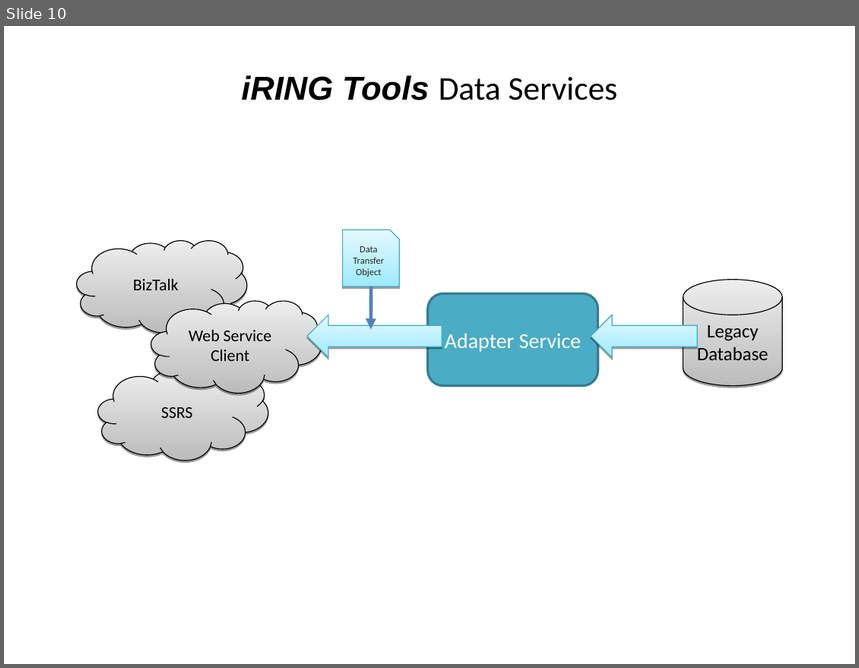
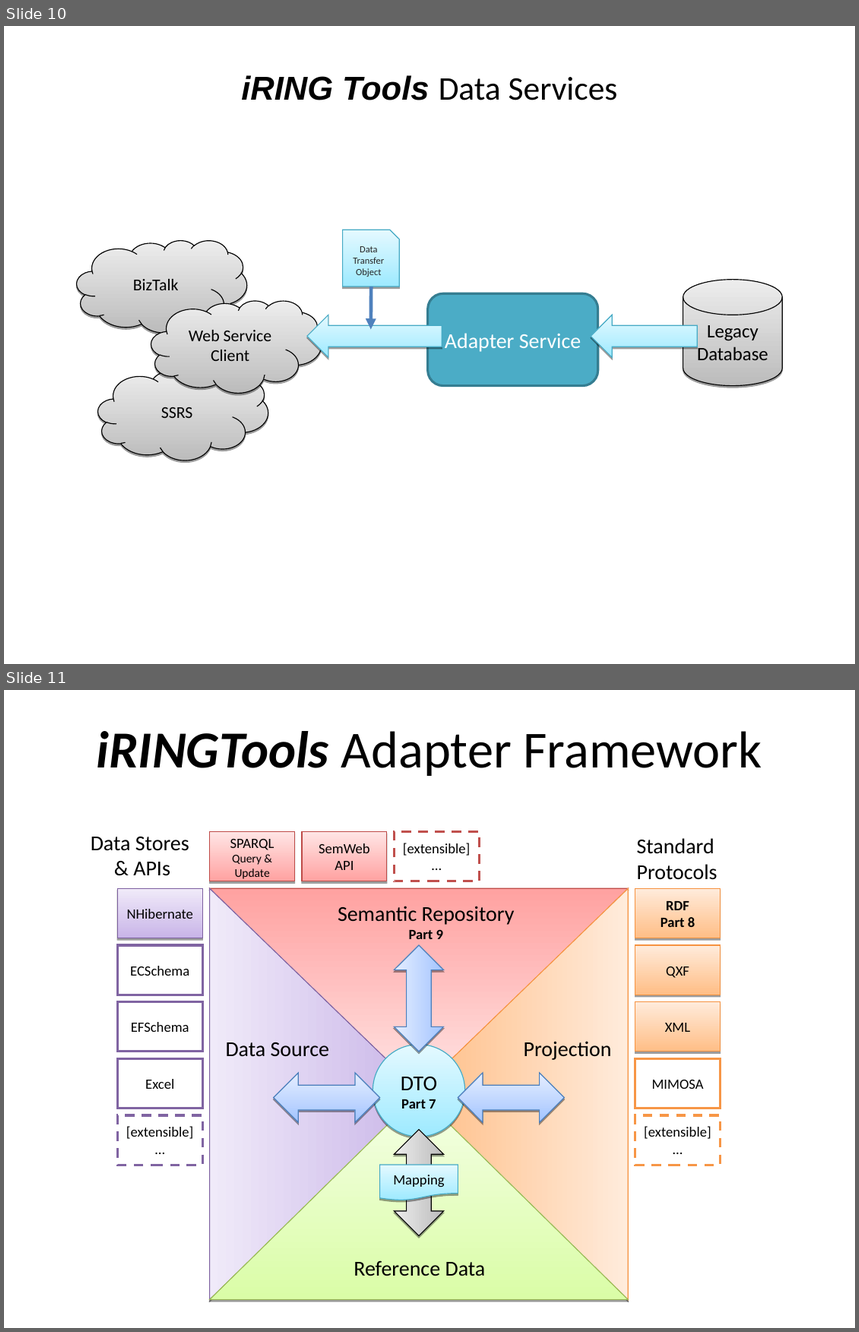
Before and after one commit to heyena/iring-tools, a slide deck: trunk/Documentation/iRING SDK Overview.ppt. Shown one above the other, each under a label of ours: slide 10 before the commit, slides 10 and 11 after it. The pictures are 859x668 and 859x1332 pixels, drawn with LibreOffice and Linux fonts; fonts in the diff are those of the drawing; background and template pictures are left out. Boxes give left, top, right and bottom in pixels: in the first picture for what was removed or moved away, otherwise in the second. Text is boxed around its words. In the diff, an @@ line names an element or a change of style, - is before the commit and + after.

```diff
--- a/trunk/Documentation/iRING SDK Overview.ppt
+++ b/trunk/Documentation/iRING SDK Overview.ppt
@@ slide 11 added at [4,690,855,1328], background picture (left out) @@
@@ text added at [97,731,762,776], 44 pt, text #000000 @@
+iRINGTools Adapter Framework
@@ text added at [91,837,189,876], 18 pt, text #000000 @@
+Data Stores
+& APIs
@@ rectangle added at [210,832,295,882], fill gradient #FFA2A1 to #FFE5E5, outline #BE4B48 0.74 pt, 10 pt, text #000000 @@
+SPARQL Query & Update
@@ rectangle added at [302,832,387,882], fill gradient #FFA2A1 to #FFE5E5, outline #BE4B48 0.74 pt, 12 pt, text #000000 @@
+SemWeb API
@@ rectangle added at [394,832,479,882], outline #C0504D 2.01 pt dashed, 12 pt, text #000000 @@
+[extensible]
+…
@@ text added at [637,838,718,880], 18 pt, text #000000 @@
+Standard
+Protocols
@@ rectangle added at [117,888,202,938], fill gradient #C9B5E8 to #F0EAF9, outline #7D60A0 0.74 pt, 12 pt, text #000000 @@
+NHibernate
@@ triangle added at [209,889,422,1300], fill gradient #C9B5E8 to #F0EAF9, outline #7D60A0 0.74 pt @@
@@ triangle added at [210,888,629,1094], fill gradient #FFA2A1 to #FFE5E5, outline #BE4B48 0.74 pt @@
@@ triangle added at [416,889,629,1300], fill gradient #FFBE86 to #FFEBDB, outline #F69240 0.74 pt @@
@@ rectangle added at [636,888,721,938], fill gradient #FFBE86 to #FFEBDB, outline #F69240 0.74 pt, 12 pt, text #000000, bold @@
+RDF
+Part 8
@@ text added at [338,906,515,939], 18 pt, text #000000 @@
+Semantic Repository
+Part 9
@@ rectangle added at [117,945,202,995], outline #8064A2 2.01 pt, 12 pt, text #000000 @@
+ECSchema
@@ left right arrow added at [395,945,443,1051], fill gradient #A3C4FF to #E5EEFF, outline #4A7EBB 0.74 pt @@
@@ rectangle added at [636,945,721,995], fill gradient #FFBE86 to #FFEBDB, outline #F69240 0.74 pt, 12 pt, text #000000 @@
+QXF
@@ rectangle added at [117,1002,202,1052], outline #8064A2 2.01 pt, 12 pt, text #000000 @@
+EFSchema
@@ rectangle added at [636,1002,721,1052], fill gradient #FFBE86 to #FFEBDB, outline #F69240 0.74 pt, 12 pt, text #000000 @@
+XML
@@ text added at [226,1043,329,1057], 18 pt, text #000000 @@
+Data Source
@@ ellipse added at [373,1045,465,1137], fill gradient #9EEAFF to #E4F9FF, outline #46AAC5 0.74 pt, 12 pt, text #000000, bold @@
+DTO
+Part 7
@@ text added at [524,1041,612,1060], 18 pt, text #000000 @@
+Projection
@@ rectangle added at [117,1059,202,1108], outline #8064A2 2.01 pt, 12 pt, text #000000 @@
+Excel
@@ left right arrow added at [274,1073,380,1122], fill gradient #A3C4FF to #E5EEFF, outline #4A7EBB 0.74 pt @@
@@ left right arrow added at [458,1073,564,1122], fill gradient #A3C4FF to #E5EEFF, outline #4A7EBB 0.74 pt @@
@@ rectangle added at [636,1059,721,1108], outline #F79646 2.01 pt, 12 pt, text #000000 @@
+MIMOSA
@@ triangle added at [210,1094,629,1300], fill gradient #DAFDA7 to #F5FFE6, outline #98B954 0.74 pt @@
@@ rectangle added at [117,1116,202,1165], outline #8064A2 2.01 pt dashed, 12 pt, text #000000 @@
+[extensible]
+…
@@ rectangle added at [636,1116,721,1165], outline #F79646 2.01 pt dashed, 12 pt, text #000000 @@
+[extensible]
+…
@@ left right arrow added at [395,1129,443,1236], fill gradient #BCBCBC to #EDEDED, outline #000000 0.74 pt @@
@@ flow chart document added at [380,1165,458,1201], fill gradient #9EEAFF to #E4F9FF, outline #46AAC5 0.74 pt, 12 pt, text #000000 @@
+Mapping
@@ text added at [354,1261,486,1277], 18 pt, text #000000 @@
+Reference Data
```
Also in this commit, not shown: 2 slides changed, 1 other slide added, 1 slide removed, 2 other files.
